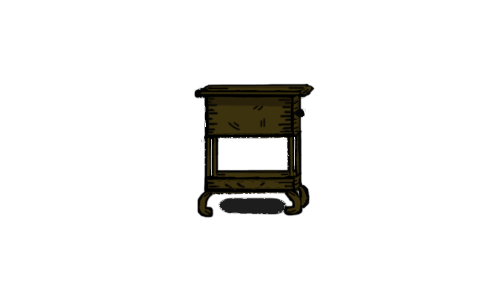
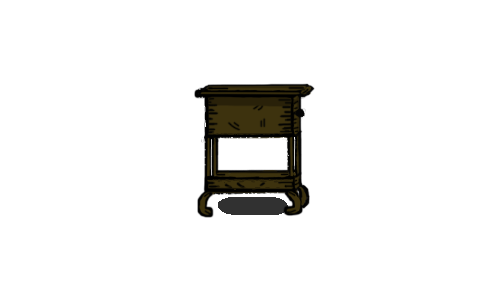
The second 500px x 300px image is a revision of the first. Changes to its layers:
painted on "küçük komidin" over [218, 197, 288, 215]
